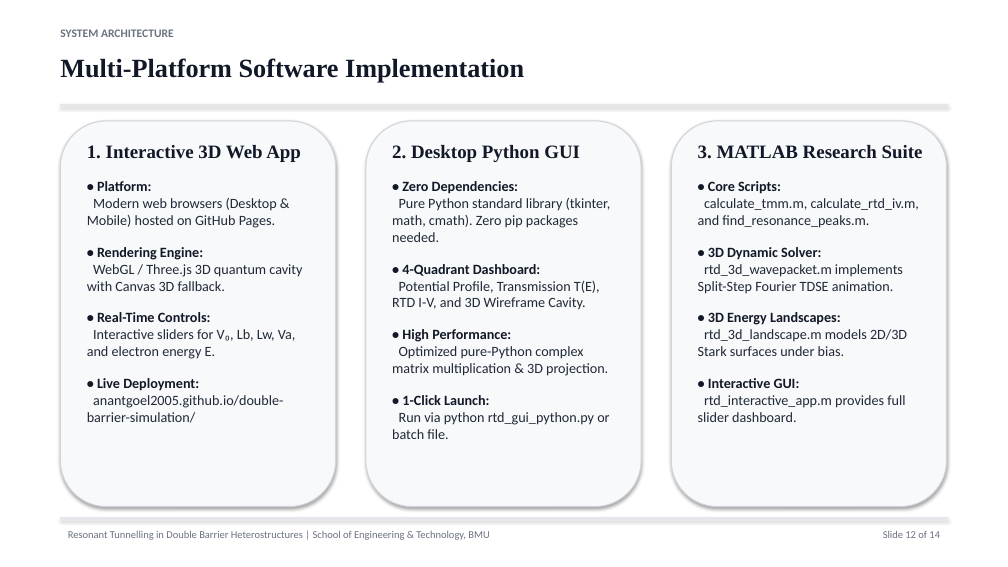
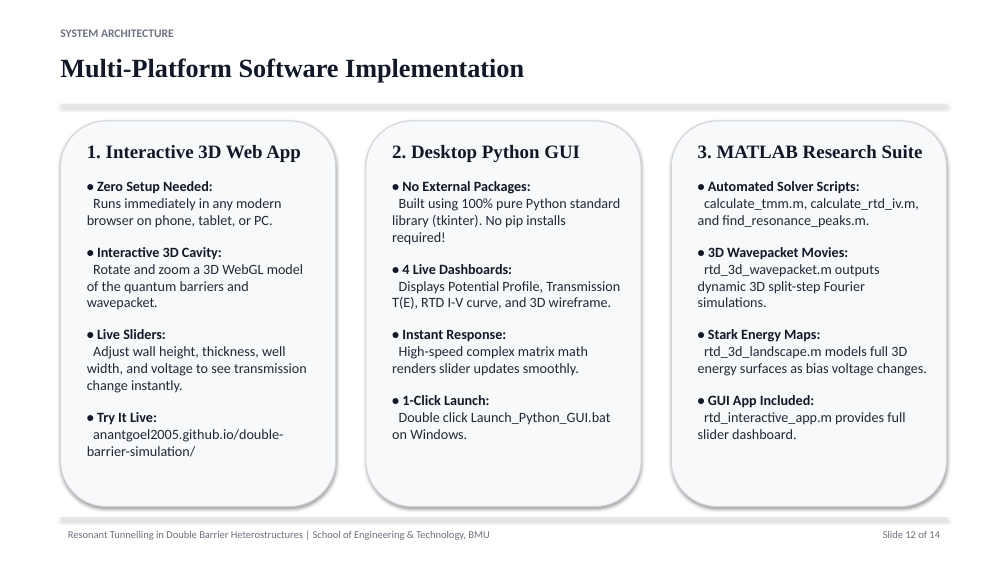
Before and after one commit to Anantgoel2005/double-barrier-simulation, a slide deck: slide 12 of Resonant_Tunnelling_Presentation.pptx. Drawn at 1008x567 pixels with LibreOffice and Linux fonts; fonts in the diff are those of the drawing. Boxes give left, top, right and bottom in pixels: in the first picture for what was removed or moved away, otherwise in the second. Text is boxed around its words. In the diff, an @@ line names an element or a change of style, - is before the commit and + after.

```diff
--- a/Resonant_Tunnelling_Presentation.pptx
+++ b/Resonant_Tunnelling_Presentation.pptx
@@ text at [87,181,307,457]: text changed @@
-• Platform:
-Modern web browsers (Desktop & Mobile) hosted on GitHub Pages.
-• Rendering Engine:
-WebGL / Three.js 3D quantum cavity with Canvas 3D fallback.
-• Real-Time Controls:
-Interactive sliders for V₀, Lb, Lw, Va, and electron energy E.
-• Live Deployment:
-anantgoel2005.github.io/double-barrier-simulation/
+• Zero Setup Needed:
+Runs immediately in any modern browser on phone, tablet, or PC.
+• Interactive 3D Cavity:
+Rotate and zoom a 3D WebGL model of the quantum barriers and wavepacket.
+• Live Sliders:
+Adjust wall height, thickness, well width, and voltage to see transmission change instantly.
+• Try It Live:
+anantgoel2005.github.io/double-barrier-simulation/
@@ text at [392,181,620,439]: text changed @@
-• Zero Dependencies:
-Pure Python standard library (tkinter, math, cmath). Zero pip packages needed.
-• 4-Quadrant Dashboard:
-Potential Profile, Transmission T(E), RTD I-V, and 3D Wireframe Cavity.
-• High Performance:
-Optimized pure-Python complex matrix multiplication & 3D projection.
-• 1-Click Launch:
-Run via python rtd_gui_python.py or batch file.
+• No External Packages:
+Built using 100% pure Python standard library (tkinter). No pip installs required!
+• 4 Live Dashboards:
+Displays Potential Profile, Transmission T(E), RTD I-V curve, and 3D wireframe.
+• Instant Response:
+High-speed complex matrix math renders slider updates smoothly.
+• 1-Click Launch:
+Double click Launch_Python_GUI.bat on Windows.
@@ text at [698,181,927,439]: text changed @@
-• Core Scripts:
-calculate_tmm.m, calculate_rtd_iv.m, and find_resonance_peaks.m.
-• 3D Dynamic Solver:
-rtd_3d_wavepacket.m implements Split-Step Fourier TDSE animation.
-• 3D Energy Landscapes:
-rtd_3d_landscape.m models 2D/3D Stark surfaces under bias.
-• Interactive GUI:
-rtd_interactive_app.m provides full slider dashboard.
+• Automated Solver Scripts:
+calculate_tmm.m, calculate_rtd_iv.m, and find_resonance_peaks.m.
+• 3D Wavepacket Movies:
+rtd_3d_wavepacket.m outputs dynamic 3D split-step Fourier simulations.
+• Stark Energy Maps:
+rtd_3d_landscape.m models full 3D energy surfaces as bias voltage changes.
+• GUI App Included:
+rtd_interactive_app.m provides full slider dashboard.
```
Also in this commit, not shown: 12 other slides changed, 5 other files.
